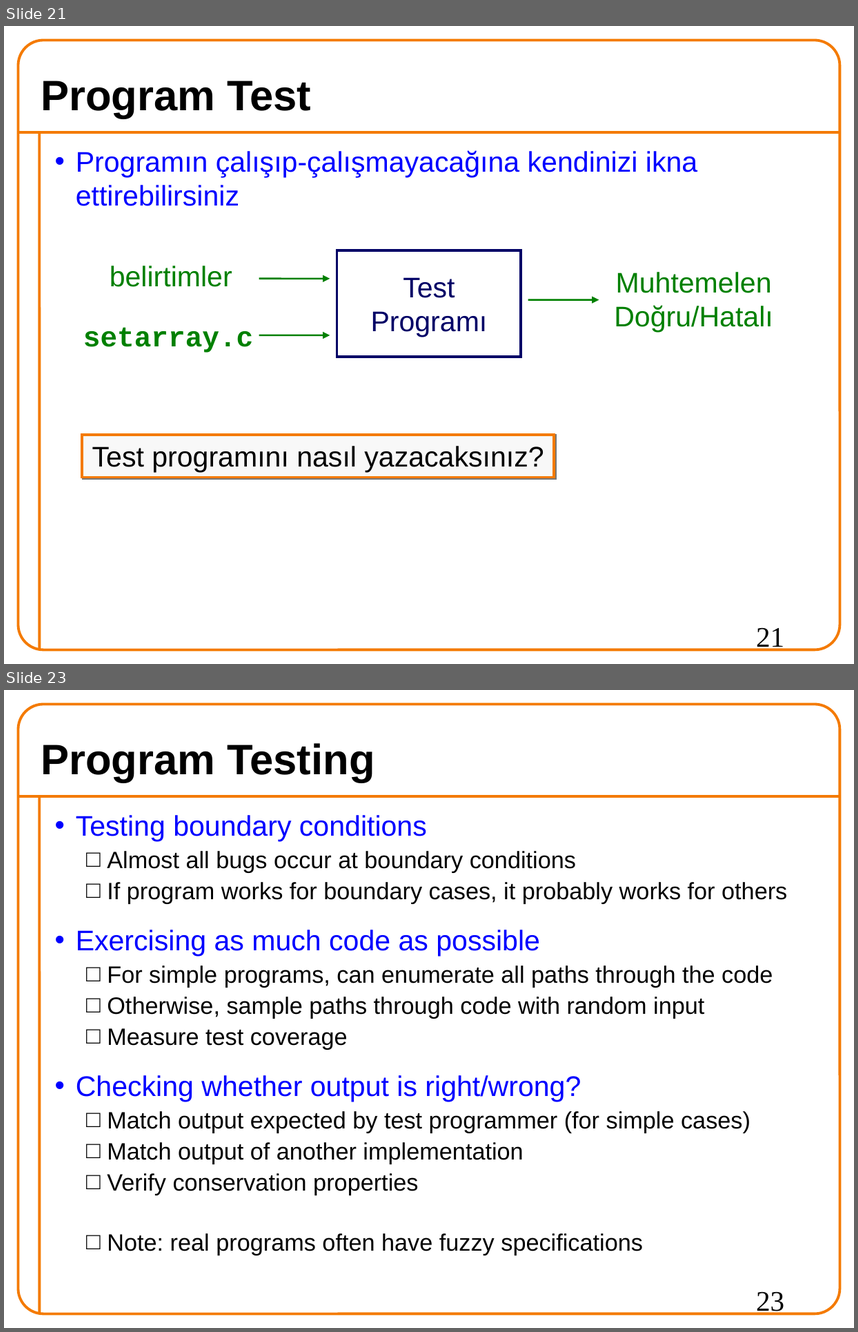
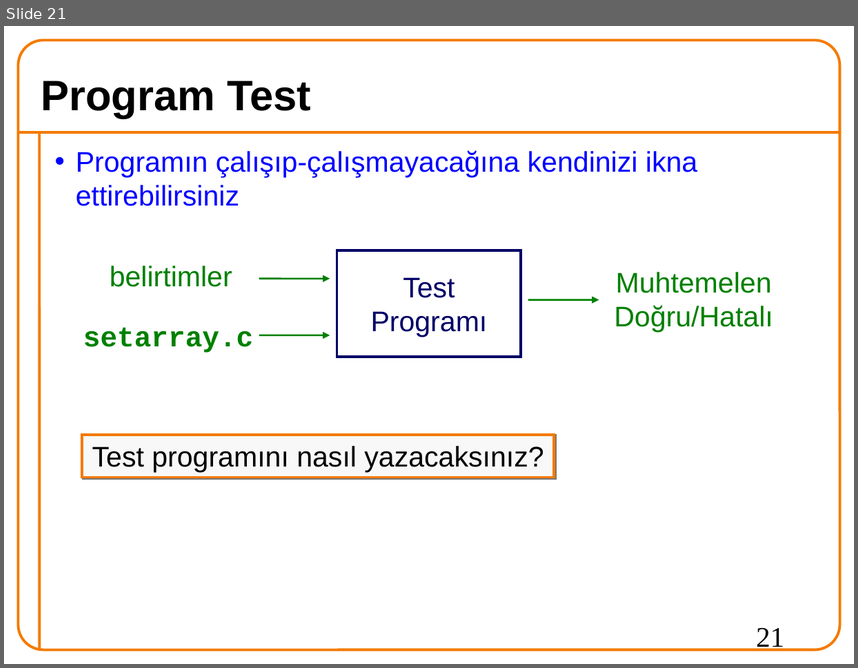
Before and after one commit to 19ceng/ceng201pro, a slide deck: 05test.odp. Shown one above the other, each under a label of ours: slides 21 and 23 before the commit, slide 21 after it; the slides between them are not shown. The pictures are 858x1332 and 858x668 pixels, drawn with LibreOffice and Linux fonts; fonts in the diff are those of the drawing; background and template pictures are left out. Boxes give left, top, right and bottom in pixels: in the first picture for what was removed or moved away, otherwise in the second. Text is boxed around its words. In the diff, an @@ line names an element or a change of style, - is before the commit and + after.

Commit message:
test:OK

```diff
--- a/05test.odp
+++ b/05test.odp
@@ slide 23 removed at [4,690,854,1328], background #FFFFFF; not listed: 3 template elements that a slide beside it also shows @@
@@ title removed at [41,743,375,782] @@
-Program Testing
@@ text removed at [76,815,787,1254] @@
-• Testing boundary conditions
-  □ Almost all bugs occur at boundary conditions
-  □ If program works for boundary cases, it probably works for others
-• Exercising as much code as possible
-  □ For simple programs, can enumerate all paths through the code
-  □ Otherwise, sample paths through code with random input
-  □ Measure test coverage
-• Checking whether output is right/wrong?
-  □ Match output expected by test programmer (for simple cases)
-  □ Match output of another implementation
-  □ Verify conservation properties
-  □ Note: real programs often have fuzzy specifications
@@ page number removed at [756,1291,784,1315] @@
-23
```
Also in this commit, not shown: 4 slides changed, 9 slides added, 8 other slides removed.
